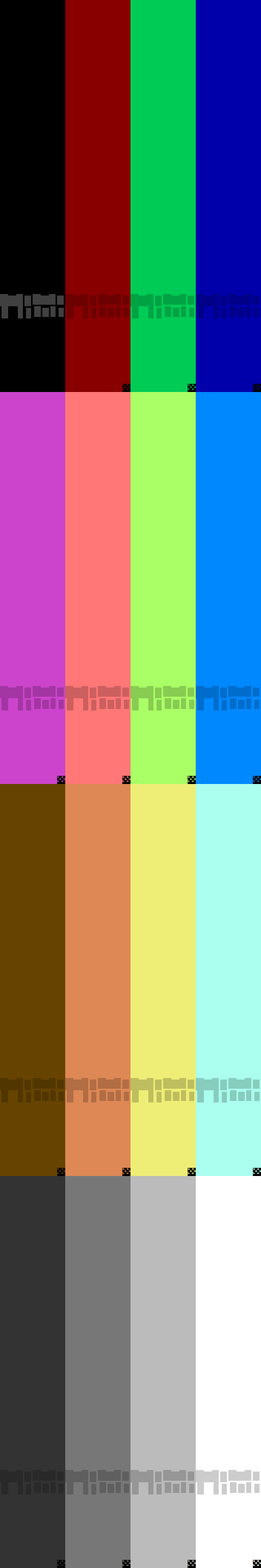
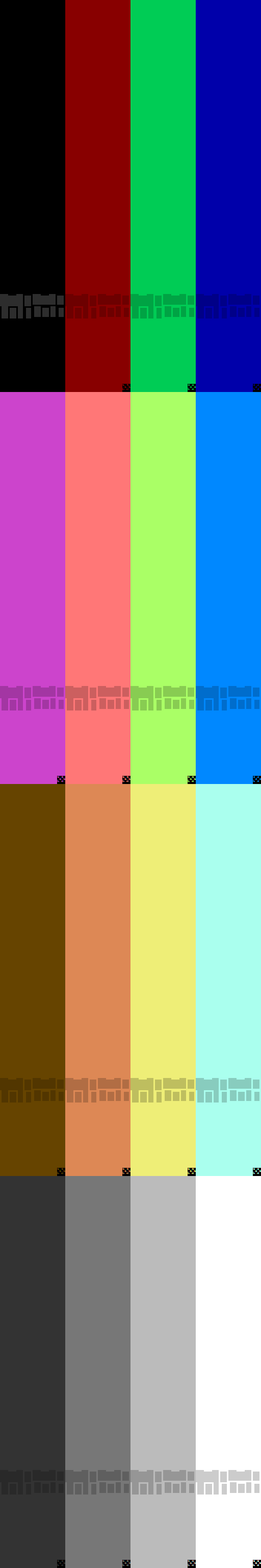
Revision of a layered 261px x 1568px image; what changed, layer by layer:
"Beillesztett réteg #2": opacity 50% → 22%, painted on it over bbox(0, 294, 64, 319)
painted on "Beillesztett réteg" over bbox(9, 307, 213, 1495)
